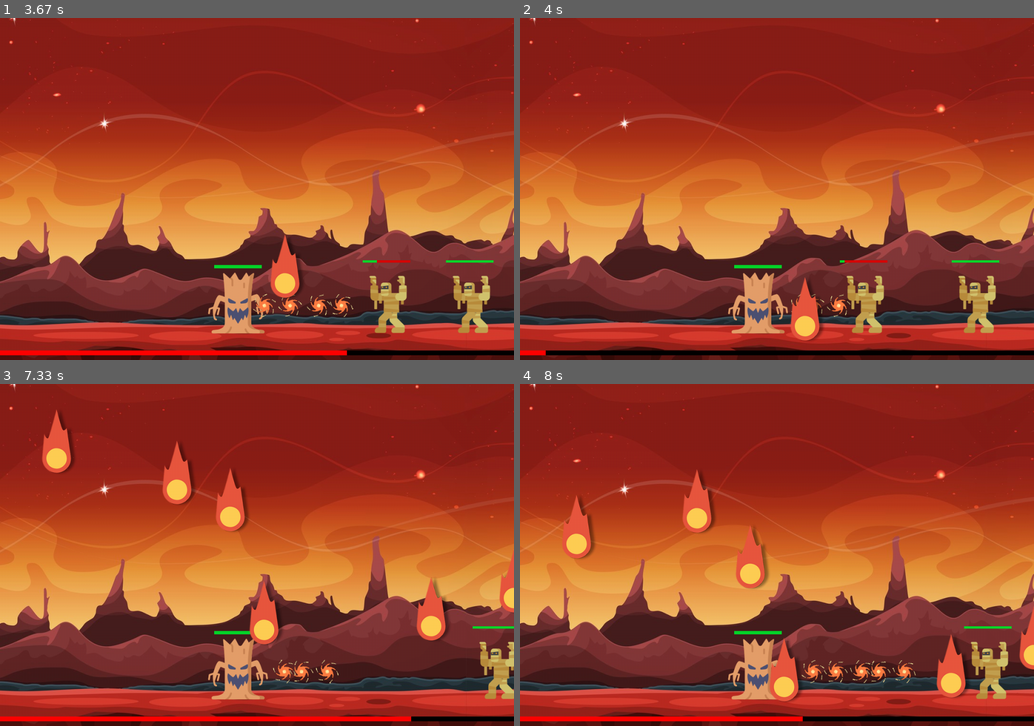
Above: before the commit, frames 1-4 (two rows, left to right).
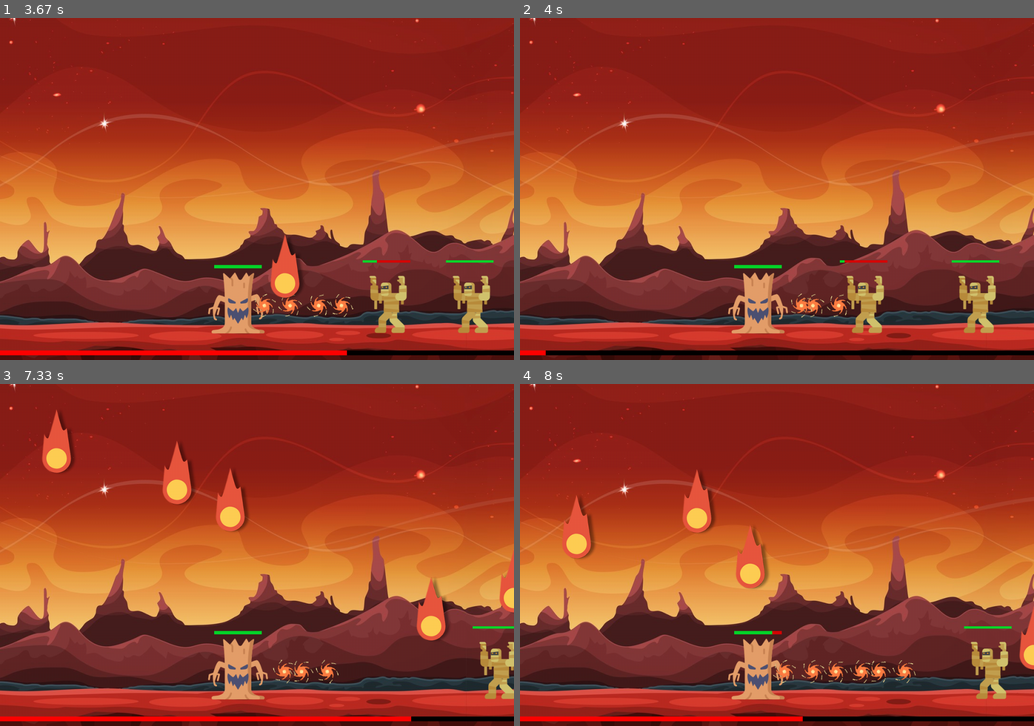
Above: after the commit, the same moments.

Repository: R-Florent/tutojeux
Game: pygame game, started from main.py
Two runs of this game, one before a commit and one after it. Both use one fixed random seed, a clock stepped at 60 frames per second and the inputs below.
Inputs (mouse positions are in pixels of both pictures, inside the frame that each line leads up to):
- Up to frame 1 (3.67 s): click (257, 189) at 0.38 s; tap Space at 0.67, 1.07, 1.37, 1.57, 1.9, 2.2, 2.4, 2.7, 2.97, 3.3, 3.6 s
- Up to frame 2 (4 s): tap Space at 3.73 s
- Up to frame 3 (7.33 s): tap Space at 4.13, 4.43, 4.8, 5.2, 5.5, 5.7, 6, 6.2, 6.53, 6.83, 7.03 s
- Up to frame 4 (8 s): tap Space at 7.33, 7.6, 7.93 s

Frame 1 is identical in both runs. In frame 2, 0.7% of the frame differs, in the area x 52-60%, y 75-95%; in frame 3, 0.8%; in frame 4, 1.5%, in the area x 48-88%, y 72-93%.

Commit message:
Commet Fall : fair prendre des dmg au joeur

Diff:
--- a/comet.py
+++ b/comet.py
@@ -2,11 +2,12 @@
 import random
 
 import game
+from player import Player
 
 
 class Comet(pygame.sprite.Sprite):
 
-    def __init__(self):
+    def __init__(self, comet_event):
         super().__init__()
 
         self.game = game  # Stocke la référence à l'objet Game
@@ -16,8 +17,18 @@
         self.rect.y = -random.randint(30, 600)
         self.velocity = random.randint(1, 3)
         self.dmg = 4
+        self.comet_event = comet_event
 
+    def removeComet(self):
+        self.comet_event.all_comets.remove(self)
     def fall(self):
         self.rect.y += self.velocity
         if self.rect.y >= 500:
             print("sol")
+            self.removeComet()
+        if self.comet_event.game.chek_collision(
+            self, self.comet_event.game.all_players ):
+            print("commet a toucher un joeur")
+            self.removeComet()
+            for player in self.comet_event.game.all_players:
+                player.take_dmg(20)
--- a/comet_event.py
+++ b/comet_event.py
@@ -2,10 +2,10 @@
 from comet import Comet
 class CometFallEvent:
 
-    def __init__(self):
+    def __init__(self,game):
         self.percent = 0
         self.percent_speed = 5
-
+        self.game = game
         #def  un group de commet
         self.all_comets = pygame.sprite.Group()
 
@@ -21,7 +21,7 @@
     def meteor_fall(self):
         # Faire apparaître une boule de feu
 #       comet = Comet()
-        self.all_comets.add(Comet())  # Passer self.game comme argument
+        self.all_comets.add(Comet(self))  # Passer self.game comme argument
 
     def attempt_fall(self):
 
--- a/game.py
+++ b/game.py
@@ -19,7 +19,7 @@
         self.pressed = {}
 
         #generer l'event commet event
-        self.coment_event = CometFallEvent()
+        self.coment_event = CometFallEvent(self)
 
     def update(self, screen):
         # applique l'image de mon joueur
